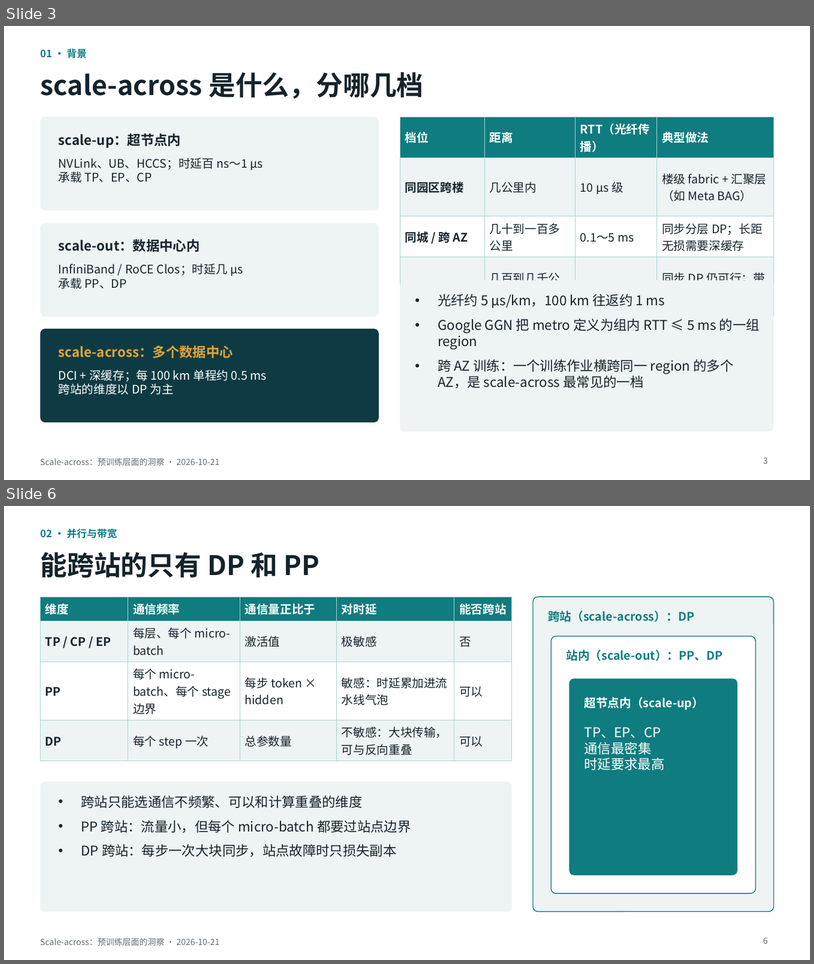
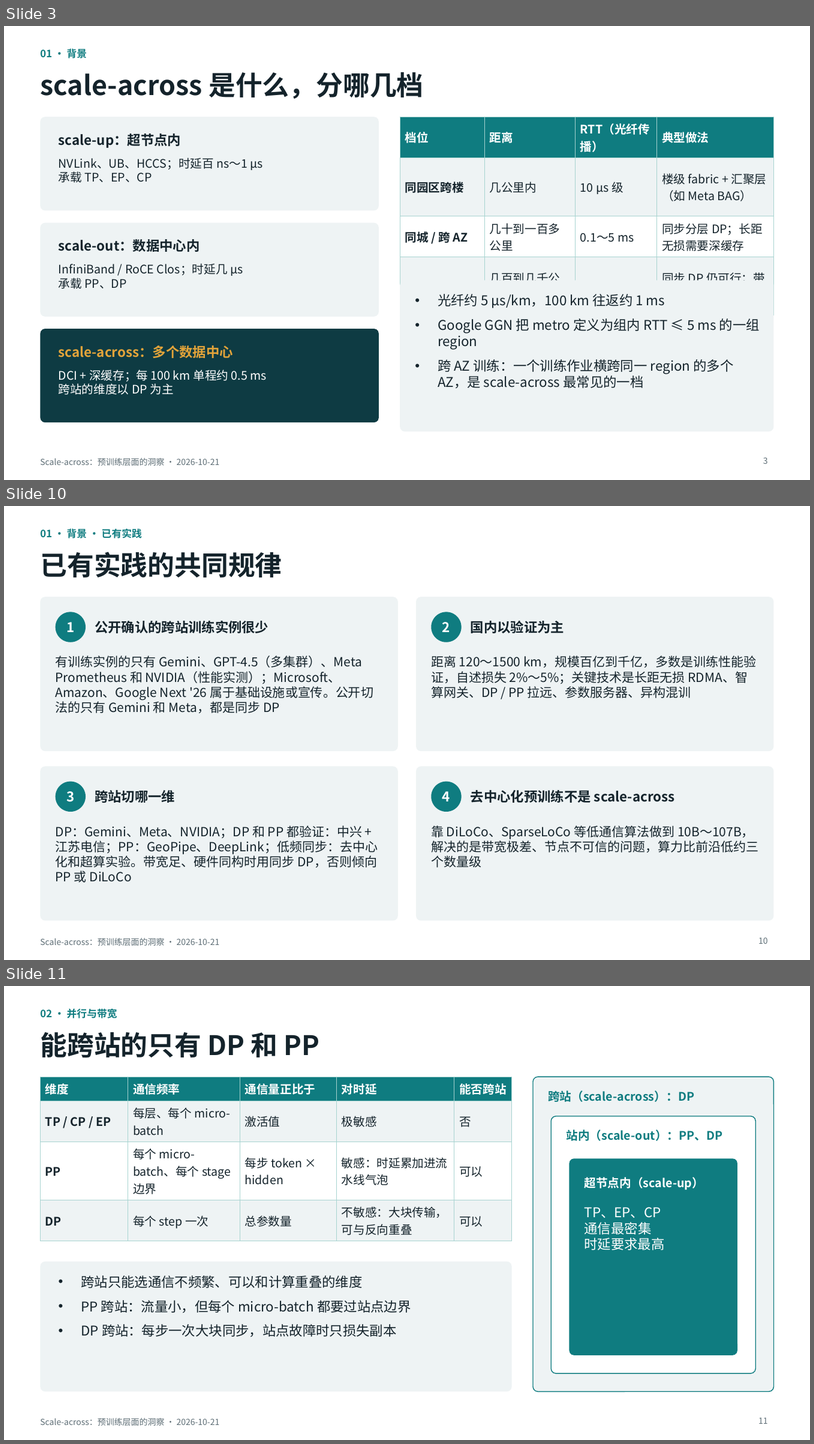
Before and after one commit to LuisXinYe/Transfer-Repo, a slide deck: scale-across_预训练洞察.pptx. Shown one above the other, each under a label of ours: slides 3 and 6 before the commit, slides 3, 10 and 11 after it; the slides between them are not shown. The pictures are 814x964 and 814x1444 pixels, drawn with LibreOffice and Linux fonts; fonts in the diff are those of the drawing. Boxes give left, top, right and bottom in pixels: in the first picture for what was removed or moved away, otherwise in the second. Text is boxed around its words. In the diff, an @@ line names an element or a change of style, - is before the commit and + after.

```diff
--- a/scale-across_预训练洞察.pptx
+++ b/scale-across_预训练洞察.pptx
@@ slide 10 added at [4,506,810,960], background #FFFFFF; not listed: 1 template element that a slide beside it also shows @@
@@ text added at [40,528,142,538], 12 pt, text #0F7C80, bold @@
+01 · 背景 · 已有实践
@@ title added at [40,552,282,577], 32 pt, text #14232B, bold @@
+已有实践的共同规律
@@ rounded rectangle added at [40,597,398,751], fill #EEF3F4 @@
@@ ellipse added at [56,612,86,642], fill #0F7C80, 16 pt, text #FFFFFF, bold @@
+1
@@ rounded rectangle added at [417,597,775,751], fill #EEF3F4 @@
@@ ellipse added at [432,612,462,642], fill #0F7C80, 16 pt, text #FFFFFF, bold @@
+2
@@ text added at [95,621,269,633], 16 pt, text #14232B, bold @@
+公开确认的跨站训练实例很少
@@ text added at [471,621,564,633], 16 pt, text #14232B, bold @@
+国内以验证为主
@@ text added at [56,655,374,713], 15 pt, text #14232B @@
+有训练实例的只有 Gemini、GPT-4.5（多集群）、Meta Prometheus 和 NVIDIA（性能实测）；Microsoft、Amazon、Google Next '26 属于基础设施或宣传。公开切法的只有 Gemini 和 Meta，都是同步 DP
@@ text added at [431,655,756,698], 15 pt, text #14232B @@
+距离 120～1500 km，规模百亿到千亿，多数是训练性能验证，自述损失 2%～5%；关键技术是长距无损 RDMA、智算网关、DP / PP 拉远、参数服务器、异构混训
@@ rounded rectangle added at [40,766,398,921], fill #EEF3F4 @@
@@ rounded rectangle added at [417,766,775,921], fill #EEF3F4 @@
@@ ellipse added at [56,781,86,811], fill #0F7C80, 16 pt, text #FFFFFF, bold @@
+3
@@ text added at [95,790,175,802], 16 pt, text #14232B, bold @@
+跨站切哪一维
@@ ellipse added at [432,781,462,811], fill #0F7C80, 16 pt, text #FFFFFF, bold @@
+4
@@ text added at [471,790,675,802], 16 pt, text #14232B, bold @@
+去中心化预训练不是 scale-across
@@ text added at [56,825,378,882], 15 pt, text #14232B @@
+DP：Gemini、Meta、NVIDIA；DP 和 PP 都验证：中兴 + 江苏电信；PP：GeoPipe、DeepLink；低频同步：去中心化和超算实验。带宽足、硬件同构时用同步 DP，否则倾向 PP 或 DiLoCo
@@ text added at [431,825,759,867], 15 pt, text #14232B @@
+靠 DiLoCo、SparseLoCo 等低通信算法做到 10B～107B，解决的是带宽极差、节点不可信的问题，算力比前沿低约三个数量级
@@ page number added at [759,937,768,943], 10 pt, text #5E6E76 @@
+10
@@ what was slide 6 is now slide 11 @@
@@ page number at [759,1417,768,1423]: text changed @@
-6
+11
```
Also in this commit, not shown: 5 slides changed, 6 other slides added, 1 slide removed.
